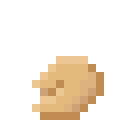
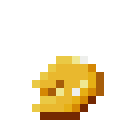
Comparing the layer stacks of the two w=128, h=128 images. Changes:
added layer "golden fortune cookie" above "fortune_cookie" over [left=32, top=56, right=104, bottom=120]
